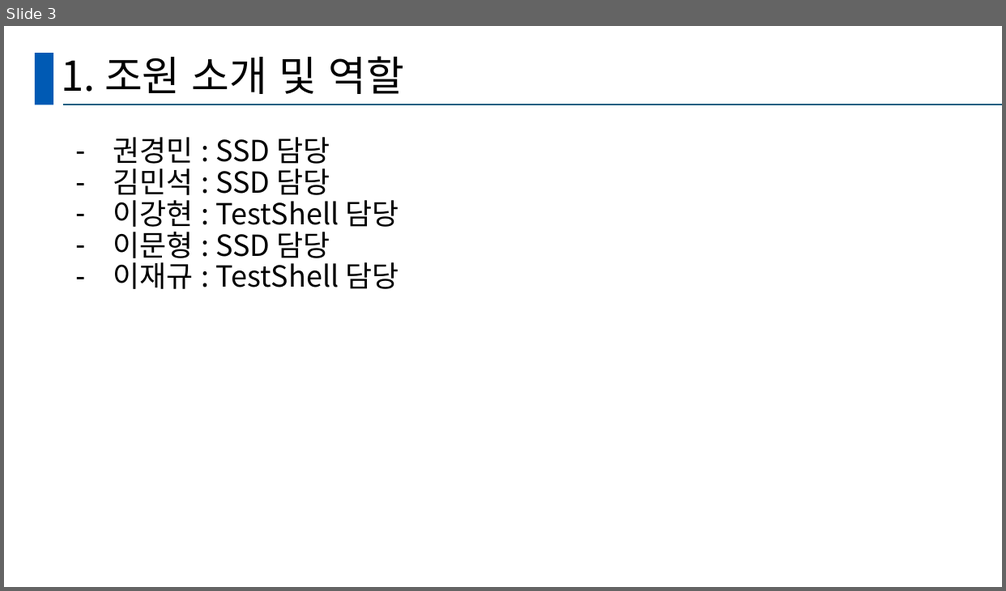
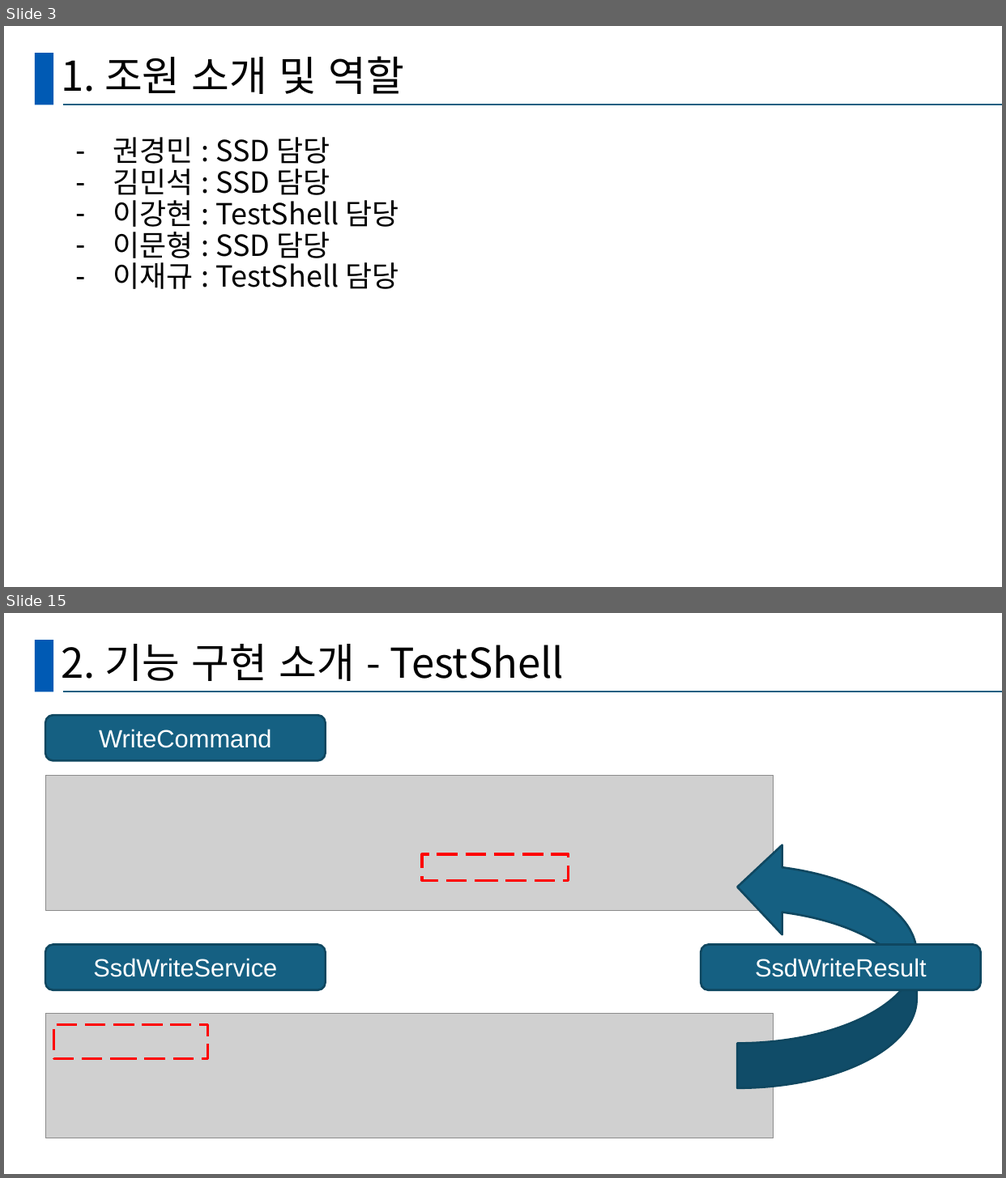
Before and after one commit to GanghyunLee/deep-dive-ssd, a slide deck: D조_DeepDive.pptx. Shown one above the other, each under a label of ours: slide 3 before the commit, slides 3 and 15 after it; the slides between them are not shown. The pictures are 1006x591 and 1006x1178 pixels, drawn with LibreOffice and Linux fonts; fonts in the diff are those of the drawing; grey boxes stand for pictures. Boxes give left, top, right and bottom in pixels: in the first picture for what was removed or moved away, otherwise in the second. Text is boxed around its words. In the diff, an @@ line names an element or a change of style, - is before the commit and + after.

```diff
--- a/D조_DeepDive.pptx
+++ b/D조_DeepDive.pptx
@@ slide 15 added at (4, 613, 1002, 1174), background #FFFFFF; not listed: 2 template elements that a slide beside it also shows @@
@@ title added at (61, 644, 564, 681), 39.6 pt, text #000000 @@
+2. 기능 구현 소개 - TestShell
@@ rounded rectangle added at (45, 715, 325, 760), fill #156082, outline #104760 2 pt, 24 pt, text #FFFFFF @@
+WriteCommand
@@ picture added at (45, 776, 774, 911) @@
@@ rectangle added at (423, 855, 569, 881), outline #FF0000 2.5 pt dashed @@
@@ curved right arrow added at (738, 842, 918, 1088), fill #156082, outline #104760 2 pt @@
@@ rounded rectangle added at (45, 944, 325, 990), fill #156082, outline #104760 2 pt, 24 pt, text #FFFFFF @@
+SsdWriteService
@@ rounded rectangle added at (701, 944, 981, 990), fill #156082, outline #104760 2 pt, 24 pt, text #FFFFFF @@
+SsdWriteResult
@@ picture added at (45, 1014, 774, 1139) @@
@@ rectangle added at (53, 1024, 207, 1059), outline #FF0000 2.5 pt dashed @@
```
Also in this commit, not shown: 2 slides changed, 14 other slides added.
